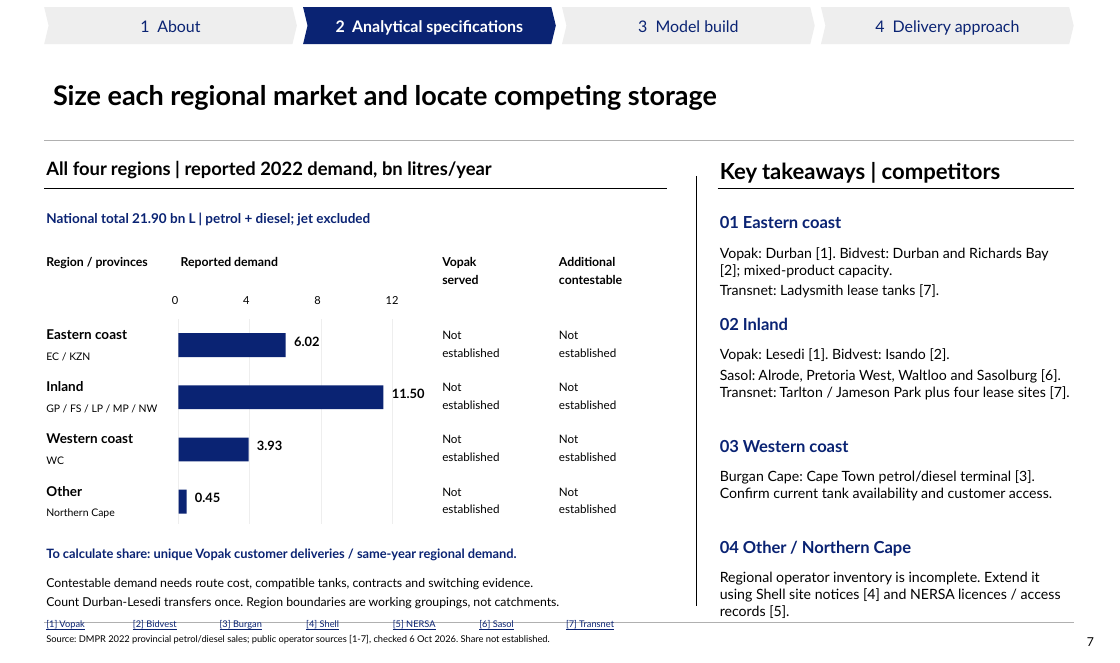
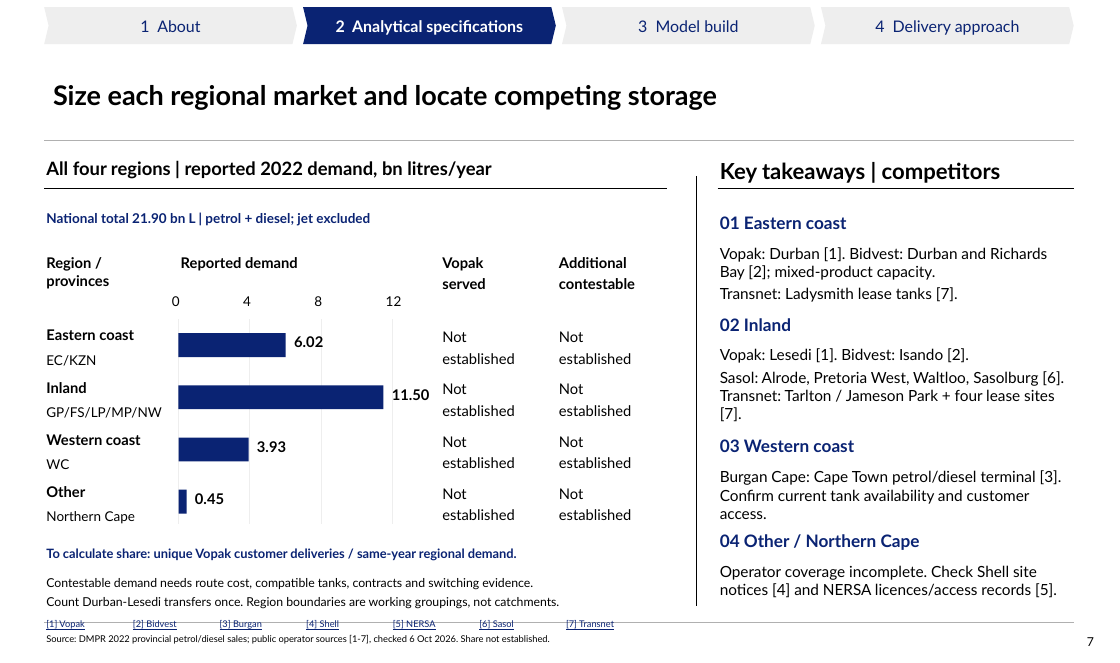
Before and after one commit to Africa-International-Advisors/liquid_fuels_model, a slide deck: slide 7 of pptx/output/delivered/Vopak_Week1_Analytical_Pack_2026_10_06.pptx. Drawn at 1120x663 pixels with LibreOffice and Linux fonts; fonts in the diff are those of the drawing; background and template pictures are left out. Boxes give left, top, right and bottom in pixels: in the first picture for what was removed or moved away, otherwise in the second. Text is boxed around its words. In the diff, an @@ line names an element or a change of style, - is before the commit and + after.

```diff
--- a/pptx/output/delivered/Vopak_Week1_Analytical_Pack_2026_10_06.pptx
+++ b/pptx/output/delivered/Vopak_Week1_Analytical_Pack_2026_10_06.pptx
@@ size 10 to 12 pt in 4 elements at [181, 257, 298, 271], [46, 257, 109, 289], [559, 257, 635, 289], [442, 257, 486, 289] @@
@@ text "Vopak: Durban [1]. Bidvest: Durban ..." at [720, 247, 1047, 302]: size 11.5 to 12.5 pt @@
@@ size 9 to 11 pt in 4 elements at [172, 296, 180, 306], [243, 296, 251, 306], [314, 296, 322, 306], [386, 296, 402, 306] @@
@@ text at [46, 355, 96, 366]: text changed; size 8.5 to 11 pt @@
-EC / KZN
+EC/KZN
@@ text at [720, 348, 969, 363]: size 11.5 to 12.5 pt in "Vopak: Lesedi [1]. Bidvest: Isando [2]." @@
@@ text at [720, 371, 1064, 422]: text changed; size 11.5 to 12.5 pt @@
-Sasol: Alrode, Pretoria West, Waltloo and Sasolburg [6]. Transnet: Tarlton / Jameson Park plus four lease sites [7].
+Sasol: Alrode, Pretoria West, Waltloo, Sasolburg [6]. Transnet: Tarlton / Jameson Park + four lease sites [7].
@@ text at [46, 407, 161, 418]: text changed; size 8.5 to 11 pt @@
-GP / FS / LP / MP / NW
+GP/FS/LP/MP/NW
@@ text "WC" at [46, 459, 69, 469]: size 8.5 to 11 pt @@
@@ text "Burgan Cape: Cape Town petrol/diesel ..." at [720, 470, 1062, 519]: size 11.5 to 12.5 pt @@
@@ size 11 to 12 pt in 4 elements at [46, 329, 134, 340], [46, 382, 86, 393], [46, 434, 141, 445], [46, 486, 85, 497] @@
@@ text "Northern Cape" at [46, 511, 135, 524]: size 8.5 to 11 pt @@
@@ size 10.5 to 12 pt in 4 elements at [294, 336, 323, 347], [392, 389, 430, 400], [257, 441, 286, 452], [195, 493, 224, 504] @@
@@ size 9.5 to 12 pt in 8 elements at [442, 331, 514, 364], [559, 331, 631, 364], [442, 383, 514, 416], [559, 383, 631, 416], [442, 436, 514, 468], [559, 436, 631, 468], [442, 488, 514, 520], [559, 488, 631, 520] @@
@@ size 13.5 to 14 pt in 4 elements at [720, 216, 847, 229], [720, 318, 791, 331], [720, 439, 854, 452], [720, 534, 920, 550] @@
@@ text at [720, 565, 1057, 598]: text changed; size 11.5 to 12.5 pt @@
-Regional operator inventory is incomplete. Extend it using Shell site notices [4] and NERSA licences / access records [5].
+Operator coverage incomplete. Check Shell site notices [4] and NERSA licences/access records [5].
```
Also in this commit, not shown: 5 other slides changed, 10 other files.
